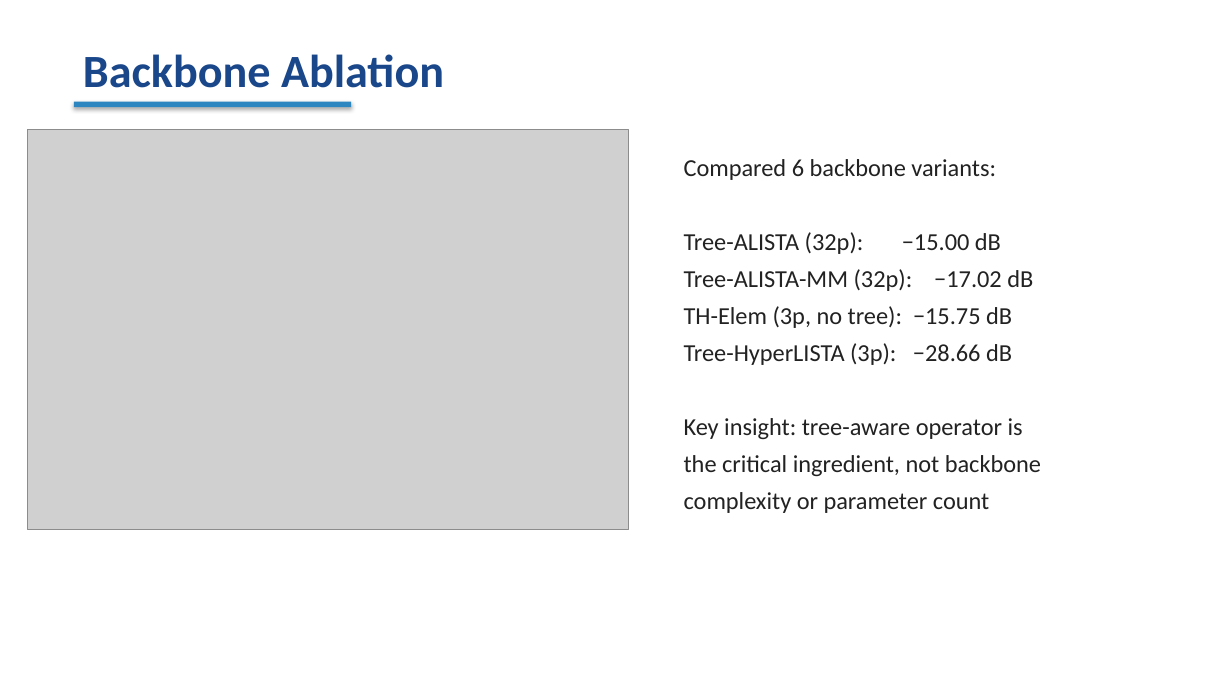
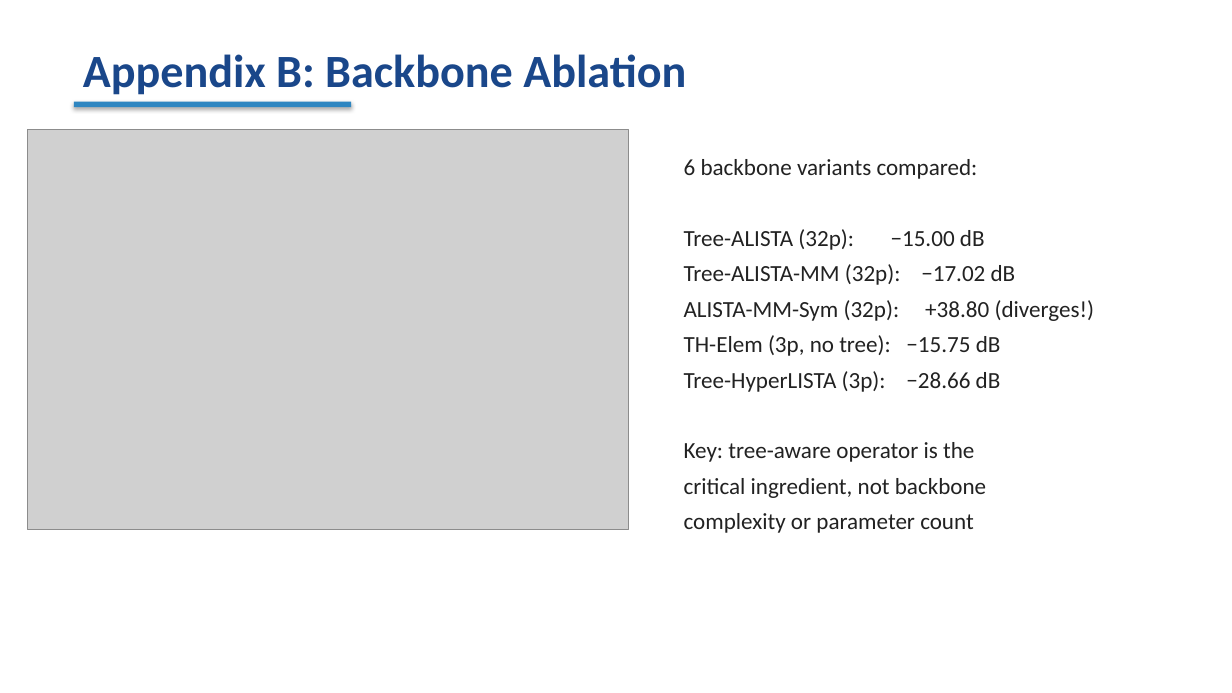
Before and after one commit to ALPHAGOD12/tree-hyperlista, a slide deck: slide 12 of paper/tree_hyperlista_slides.pptx (slide 11 before the commit). Drawn at 1232x693 pixels with LibreOffice and Linux fonts; fonts in the diff are those of the drawing; grey boxes stand for pictures. Boxes give left, top, right and bottom in pixels: in the first picture for what was removed or moved away, otherwise in the second. Text is boxed around its words. In the diff, an @@ line names an element or a change of style, - is before the commit and + after.

```diff
--- a/paper/tree_hyperlista_slides.pptx
+++ b/paper/tree_hyperlista_slides.pptx
@@ text at bbox=[83, 54, 686, 95]: text changed @@
-Backbone Ablation
+Appendix B: Backbone Ablation
@@ text at bbox=[684, 159, 978, 179]: text changed; size 19 to 18 pt @@
-Compared 6 backbone variants:
+6 backbone variants compared:
@@ text at bbox=[684, 229, 1016, 533]: size 19 to 18 pt in "Tree-ALISTA (32p): −15.00 dB", "Tree-ALISTA-MM (32p): −17.02 dB", "TH-Elem (3p, no tree): −15.75 dB", "Tree-HyperLISTA (3p): −28.66 dB" and 1 more places @@
@@ text at bbox=[684, 300, 1095, 321]: paragraph added @@
+ALISTA-MM-Sym (32p): +38.80 (diverges!)
@@ text at bbox=[684, 442, 986, 498]: text changed; size 19 to 18 pt @@
-Key insight: tree-aware operator is
-the critical ingredient, not backbone
+Key: tree-aware operator is the
+critical ingredient, not backbone
```
Also in this commit, not shown: 9 other slides changed, 5 slides added, 3 other files.
